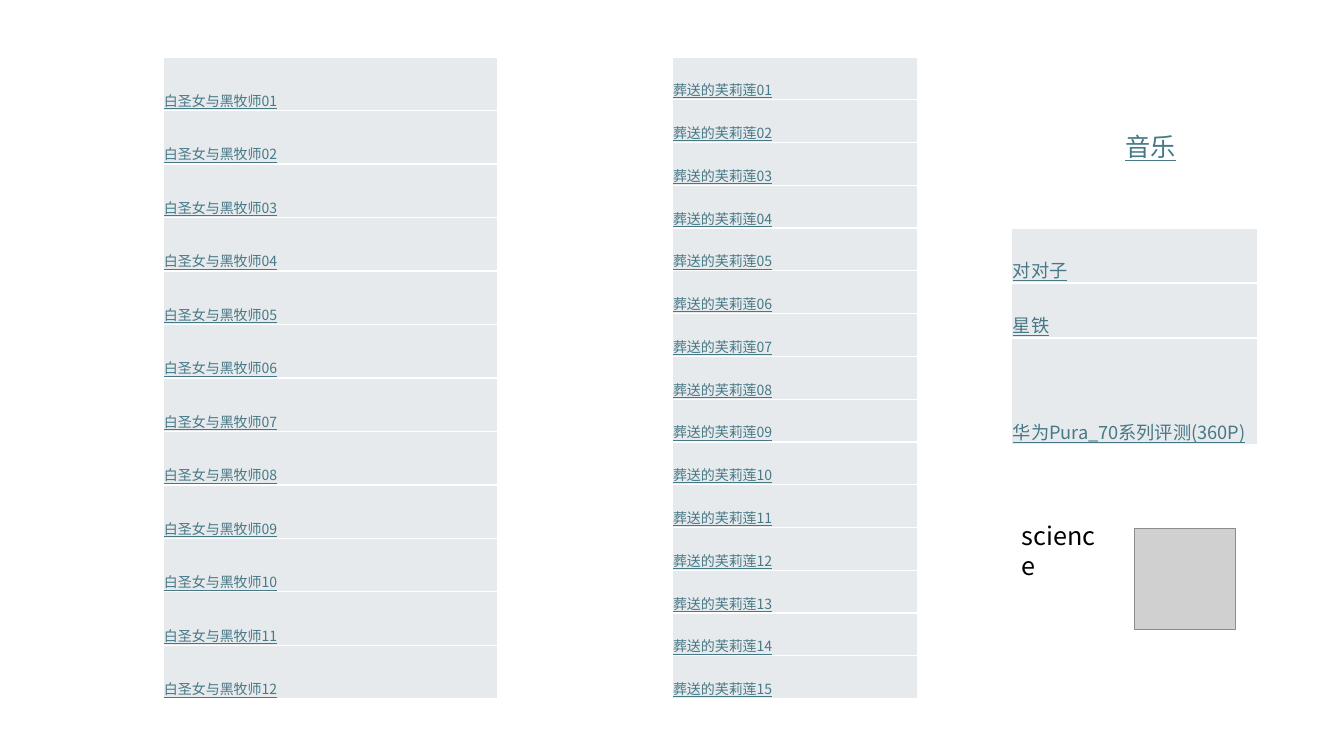
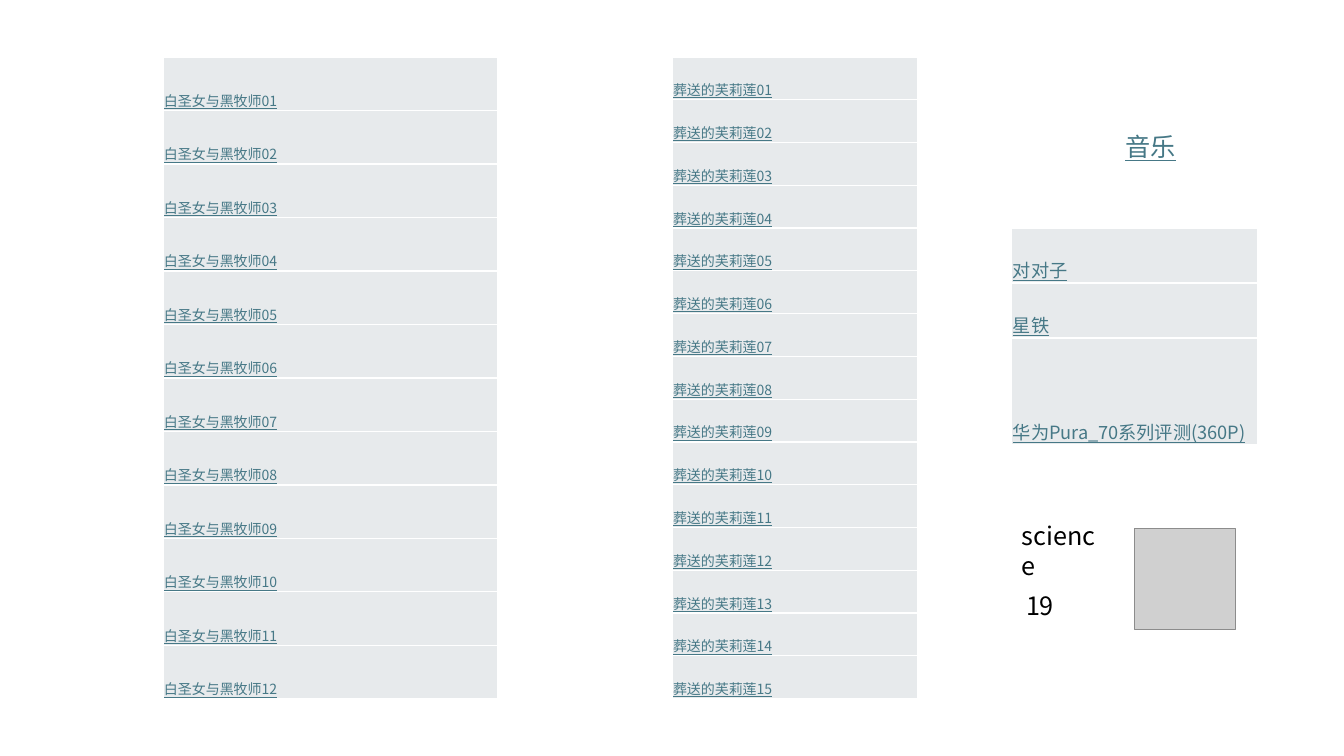
Before and after one commit to Bukehi/BukehiWeb, a slide deck: slide 4 of livefile/abc.pptx. Drawn at 1344x756 pixels with LibreOffice and Linux fonts; fonts in the diff are those of the drawing; grey boxes stand for pictures. Boxes give left, top, right and bottom in pixels: in the first picture for what was removed or moved away, otherwise in the second. Text is boxed around its words. In the diff, an @@ line names an element or a change of style, - is before the commit and + after.

```diff
--- a/livefile/abc.pptx
+++ b/livefile/abc.pptx
@@ text added at [1026,596,1054,616], 18 pt, text #000000 @@
+19
```
Also in this commit, not shown: 1 other file.
